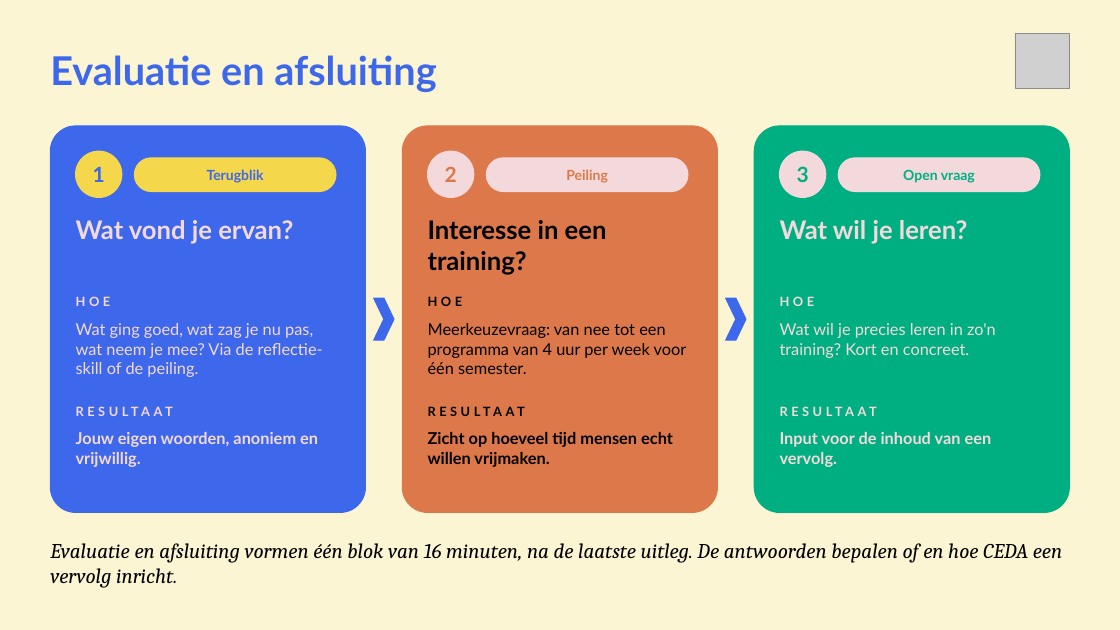
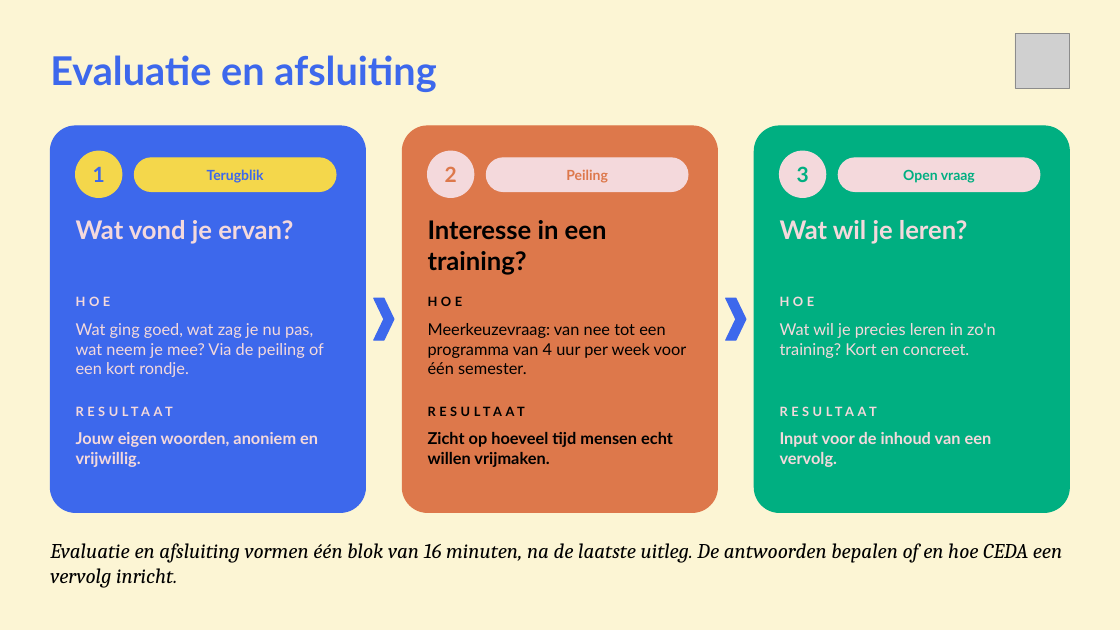
Before and after one commit to cedanl/clidev-presentaties, a slide deck: slide 14 of workshop-rad/exports/workshop-voorstel-RAD_120min.pptx. Drawn at 1120x630 pixels with LibreOffice and Linux fonts; fonts in the diff are those of the drawing; grey boxes stand for pictures. Boxes give left, top, right and bottom in pixels: in the first picture for what was removed or moved away, otherwise in the second. Text is boxed around its words. In the diff, an @@ line names an element or a change of style, - is before the commit and + after.

```diff
--- a/workshop-rad/exports/workshop-voorstel-RAD_120min.pptx
+++ b/workshop-rad/exports/workshop-voorstel-RAD_120min.pptx
@@ text at bbox=[76, 323, 324, 377]: text changed @@
-Wat ging goed, wat zag je nu pas, wat neem je mee? Via de reflectie-skill of de peiling.
+Wat ging goed, wat zag je nu pas, wat neem je mee? Via de peiling of een kort rondje.
```
Also in this commit, not shown: 1 other slide changed, 17 other files.
